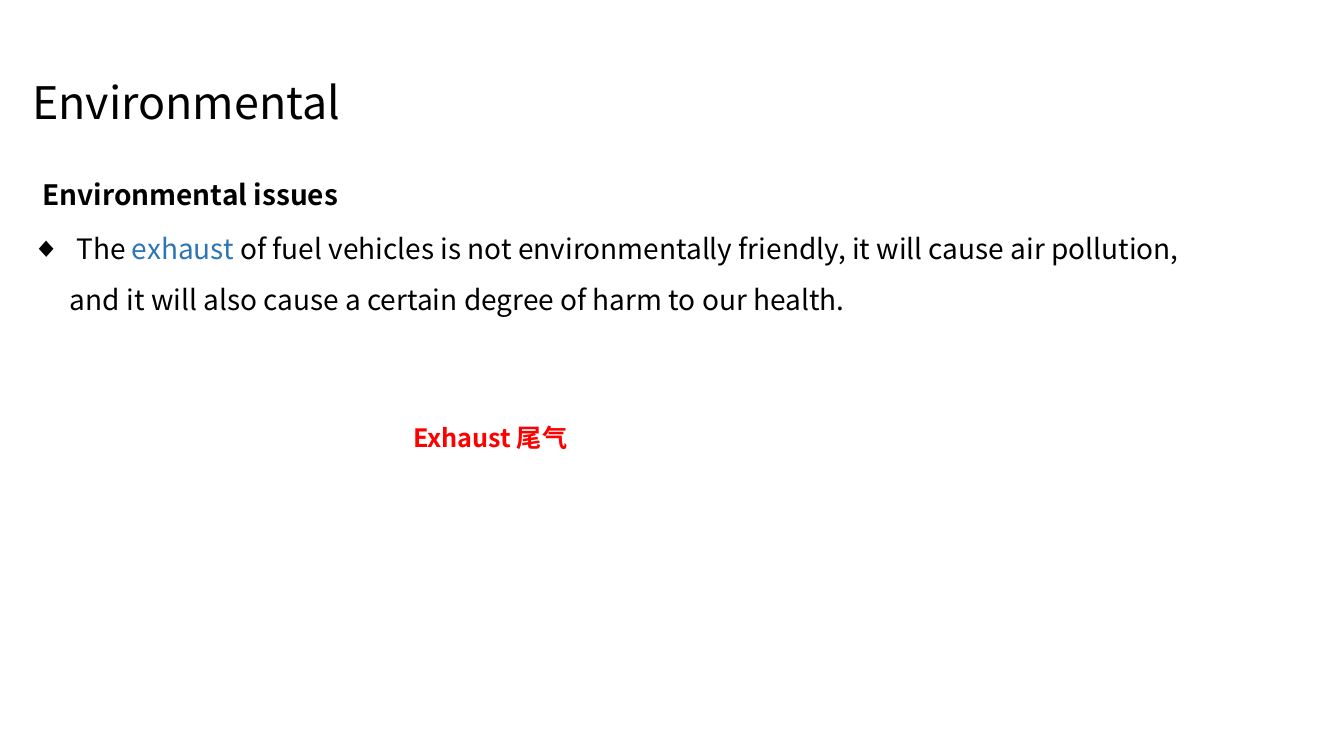
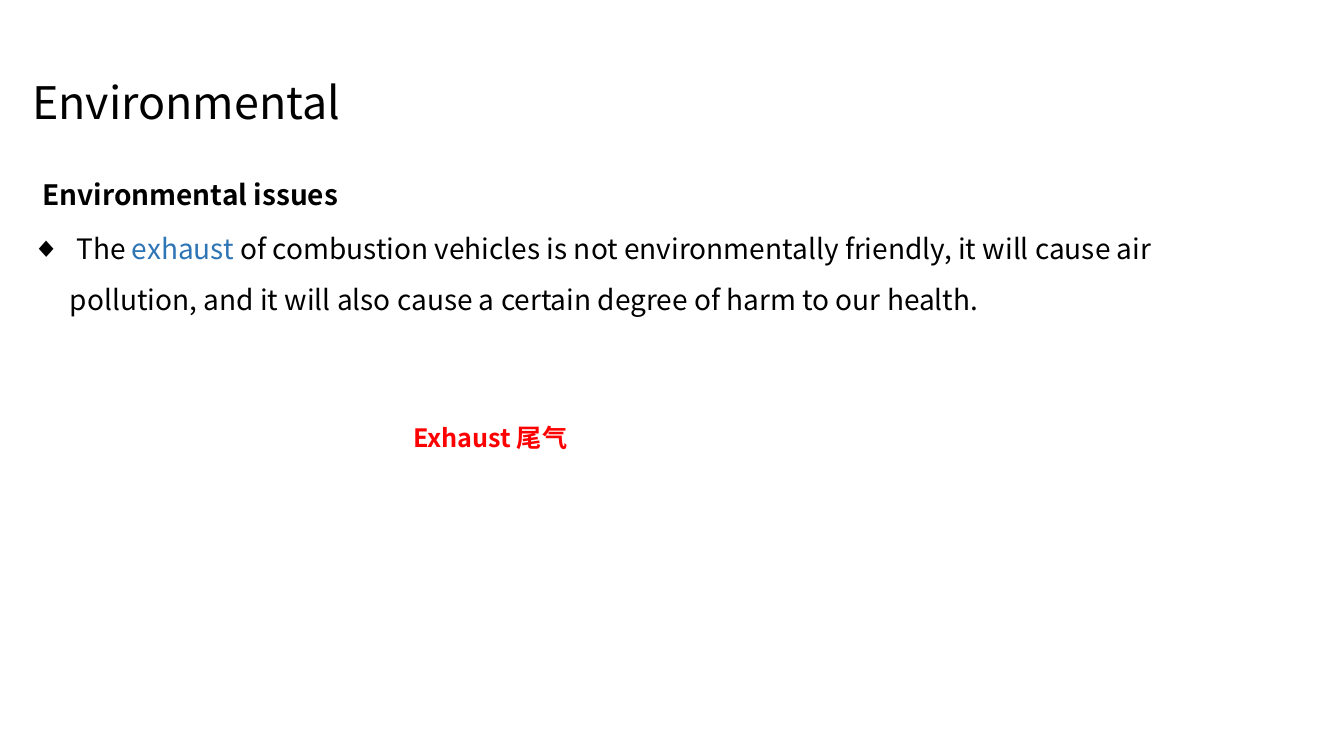
Before and after one commit to pengfeinie/pengfeinie.github.io, a slide deck: slide 7 of files/newenergyvehicles.pptx (slide 6 before the commit). Drawn at 1344x756 pixels with LibreOffice and Linux fonts; fonts in the diff are those of the drawing. Boxes give left, top, right and bottom in pixels: in the first picture for what was removed or moved away, otherwise in the second. Text is boxed around its words. In the diff, an @@ line names an element or a change of style, - is before the commit and + after.

```diff
--- a/files/newenergyvehicles.pptx
+++ b/files/newenergyvehicles.pptx
@@ text at (x1=70, y1=236, x2=1151, y2=317): text changed @@
-◆ The exhaust of fuel vehicles is not environmentally friendly, it will cause air pollution, and it will also cause a certain degree of harm to our health.
+◆ The exhaust of combustion vehicles is not environmentally friendly, it will cause air pollution, and it will also cause a certain degree of harm to our health.
```
Also in this commit, not shown: 4 other slides changed, 1 slide added.
